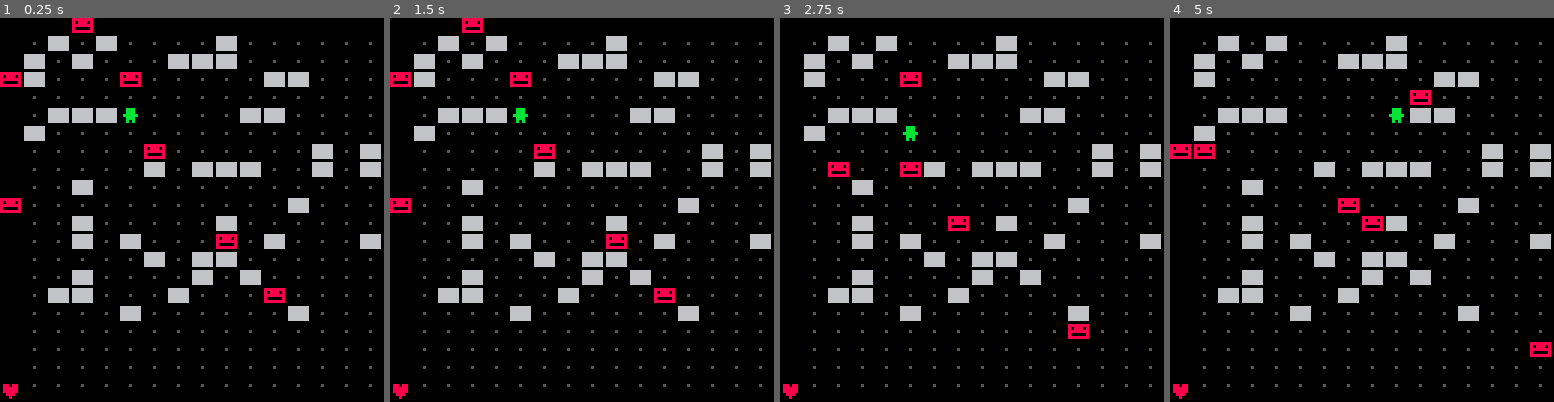
Above: before the commit, frames 1-4 (left to right).
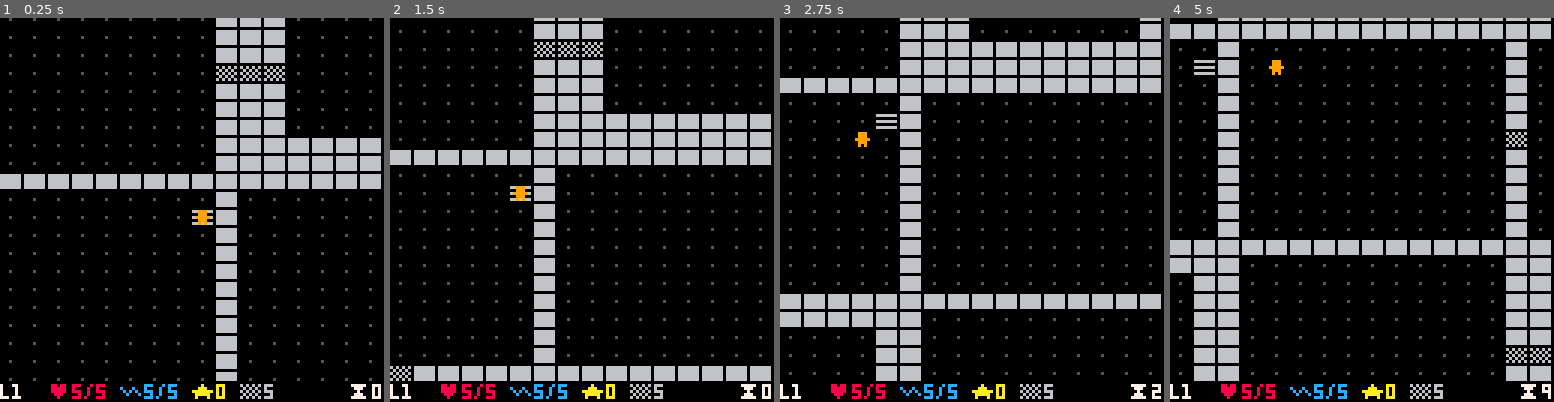
Above: after the commit, the same moments.

Repository: tobiasvl/pico-rl
Game: PICO-8 cartridge rogue.p8
Same seed, same stepped clock (60 frames per second), same inputs: the game is played once before the commit and once after it.
Inputs:
- Up to frame 1 (0.25 s): no input
- Up to frame 2 (1.5 s): tap O (Z key) at 0.33, 0.7, 1.43 s; tap X (X key) at 1.07 s
- Up to frame 3 (2.75 s): hold Left 1.97-2.37 s; tap X (X key) at 2.07, 2.4, 2.73 s; tap O (Z key) at 2.22 s; hold Down from 2.42 s (still down)
- Up to frame 4 (5 s): release Down at 2.82 s; hold Right 2.87-3.53 s; tap X (X key) every 0.33 s from 3.07 to 4.73 s; tap O (Z key) at 3.1, 3.98, 4.87 s; hold Up 3.58-4.08 s; hold Right 4.13-4.53 s; hold Down from 4.58 s (still down)

The runs differ from the first frame. In frame 1, 22% of the frame differs, in the area x 0-100%, y 0-100%; in frame 2, 28%; in frame 3, 27%; in frame 4, 29%.

Commit message:
Dungeon generation

Diff:
--- a/rogue.p8
+++ b/rogue.p8
@@ -3,40 +3,53 @@
 __lua__
 --init
 function _init()
+ poke(0x5f2d,1)
+
+ --draw=title_draw
+ --update=title_update
+
+ draw=game_draw
+ update=game_update
+
  t=0
+ f=0
  w,h=8,6
- dungeon={}
-
- --generate dummy dungeon
- for x=1,16 do
-  for y=1,16 do
-   if(rnd(5)<1)dungeon[x..","..y]="█"
-  end
- end
+
+ name=nil
+ level=1
+ gold=0
 
  mobs={}
-
  player=mob:new{
   c="웃",
-  col=11,
-  x=5,
-  y=5,
-  move=function(self)
+  col=9,
+  hp=5,
+  str=5,
+  arm=5,
+  move=function(self,move)
    local x=self.x+dirs[move][1]
    local y=self.y+dirs[move][2]
-   if not dungeon[x..","..y] then
+   if x>0 and x<=dungeon._width and y>0 and y<=dungeon._height then--and dungeon.map[x][y]!=1 then
     self.x,self.y=x,y
    end
   end
  }
  add(mobs,player)
 
+ generate_dungeon=gendun_rogue
+ dungeon=generate_dungeon(50,50,4,4)
+
  --generate dummy mobs
  for _=1,7 do
-  add(mobs,mob:new({c="😐",x=flr(rnd(16)),y=flr(rnd(16))}))
- end
-
- cam={x=0,y=0}
+  add(mobs,mob:new({
+   c="😐",
+   hp=1,
+   x=flr(rnd(dungeon._width)),
+   y=flr(rnd(dungeon._height))
+  }))
+ end
+
+ cam={x=-player.x*w+64,y=-player.y*h+64}
 
  dirs={
   {-1,0},
@@ -51,79 +64,382 @@
   {1,1}}
 end
 -->8
+--generate dungeon
+function gendun_rogue(w, h, gw, gh)
+  -- https://web.archive.org/web/20130510010345/http://kuoi.com/~kamikaze/gamedesign/art07_rogue_dungeon.php
+  local map={}
+  for x=1,w do
+    local col=add(map,{})
+    for y=1,h do
+      add(col,1)
+    end
+  end
+  --1 2
+  local grid={}
+  for y=1,gh do
+    local col=add(grid,{})
+    for x=1,gw do
+      add(col,{connected=false,neighbors={},connected_neighbors={}})
+    end
+  end
+
+  for y=1,gh do
+    for x=1,gw do
+      local room=grid[y][x]
+      for i in all(four) do
+        local ny=y+i[2]
+        local nx=x+i[1]
+        if ny>0 and ny<=gh and nx>0 and nx<=gw then
+          add(room.neighbors,grid[ny][nx])
+        end
+      end
+      room.neighbors=shuffle(room.neighbors)
+    end
+  end
+
+  --3
+  local gy=flr(rnd(#grid))+1
+  local gx=flr(rnd(#grid[1]))+1
+  local room=grid[gy][gx]
+  room.connected=true
+  local start=room
+  printh("starting with "..gx..","..gy)
+
+  --4
+  ::continue::
+  for n in all(room.neighbors) do
+    if not n.connected then
+      add(room.connected_neighbors,n)
+      add(n.connected_neighbors,room)
+      room.connected=true
+      n.connected=true
+      room=n
+      goto continue
+    end
+  end
+
+  --5
+  local goal
+  do
+    local room
+    for y=1,gh do
+      for x=1,gw do
+        room=grid[y][x]
+        if not room.connected then
+          for n in all(room.neighbors) do
+            printh("unconnected, attempting to connect "..x..","..y)
+            if n.connected then
+              add(room.connected_neighbors,n)
+              add(n.connected_neighbors,room)
+              room.connected=true
+              n.connected=true
+              printh("connected")
+              break
+            end
+          end
+        end
+      end
+    end
+    goal=room
+  end
+
+  --6
+  for y=1,gh do
+    for x=1,gw do
+      if not grid[y][x].connected then
+        printh("STILL UNCONNECTED: "..x..","..y)
+      end
+    end
+  end
+
+  --7
+
+  --8 carve
+  for y=1,gh do
+    for x=1,gw do
+      local room=grid[y][x]
+      local r=flr(rnd(3))
+      room.start_y=(y-1)*flr(h/gh)+2+r
+      room.end_y=y*flr(h/gh)-r
+      room.start_x=(x-1)*flr(w/gw)+2+r
+      room.end_x=x*flr(w/gw)-r
+      for yy=room.start_y,room.end_y do
+        for xx=room.start_x,room.end_x do
+          map[xx][yy]=0
+        end
+      end
+    end
+  end
+  -- carve corridors
+  for y=1,gh do
+    for x=1,gw do
+      local room=grid[y][x]
+      for n in all(room.connected_neighbors) do
+        local start={x=room.start_x+(room.end_x-room.start_x)/2,y=room.start_y+(room.end_y-room.start_y)/2}
+        local goal={x=n.start_x+(n.end_x-n.start_x)/2,y=n.start_y+(n.end_y-n.start_y)/2}
+        --start={x=flr(rnd(room.end_x-room.start_x))+room.start_x+1,y=flr(rnd(room.end_y-room.start_y))+room.start_y+1}
+        --goal={x=flr(rnd(n.end_x-n.start_x))+n.start_x+1,y=flr(rnd(n.end_y-n.start_y))+n.start_y+1}
+        local dir_x=sgn(goal.x-start.x)
+        local dir_y=sgn(goal.y-start.y)
+
+        --local yy=start.y
+        --for xx=start.x,goal.x,dir_x do
+        --  if (map[xx][yy]==1) map[xx][yy]=2
+        --  map[xx][yy]=2
+        --end
+        --local xx=start.x
+        --for yy=start.y,goal.y,dir_y do
+        --  if (map[xx][yy]==1) map[xx][yy]=2
+        --  map[xx][yy]=2
+        --end
+        -- change to pathfinding
+        for xx=start.x,goal.x,dir_x do
+          for yy=start.y,goal.y,dir_y do
+            if (map[xx][yy]==1) map[xx][yy]=2
+          end
+        end
+      end
+    end
+  end
+
+  --9 doors
+
+  --10 stairs
+  assert(start!=goal)
+  do
+    local x=flr(rnd(start.end_x-start.start_x)+start.start_x)+1
+    local y=flr(rnd(start.end_y-start.start_y)+start.start_y)+1
+    map[x][y]=3
+    player.x=x
+    player.y=y
+  end
+  do
+    local x=flr(rnd(goal.end_x-goal.start_x)+goal.start_x)+1
+    local y=flr(rnd(goal.end_y-goal.start_y)+goal.start_y)+1
+    map[x][y]=3
+  end
+
+  local dungeon={}
+  dungeon._width=w
+  dungeon._height=h
+  dungeon.map=map
+  dungeon.grid=grid
+  dungeon._doors={}
+  return dungeon
+end
+
+-->8
+--update
+function _update()
+ f+=1
+ update()
+end
+
+function title_update()
+ if f>=30 then
+  if btnp(❎) and not name then
+   name=""
+  elseif name then
+   if stat(30) then
+    local str=stat(31)
+    if str=="\b" then
+     name=sub(name,1,-2)
+    elseif str=="\r" then
+     poke(0x5f30,1)
+     update=game_update
+     draw=game_draw
+    elseif str!="\t" then
+     if (str=="p") poke(0x5f30,1)
+     if (#name<=23) name=name..str
+    end
+   end
+  end
+ end
+end
+
+function game_update()
+ local move=btnp()
+ if move>0 and move<15 then
+  t+=1
+  for m in all(mobs) do
+   m:move(move)
+  end
+ end
+ if move==0x10 then
+   cam.x-=8
+ elseif move==0x20 then
+   cam.y-=8
+ end
+
+ --scroll
+ if (player.x+cam.x/w>13) cam.x-=w
+ if (player.x+cam.x/w<2) cam.x+=w
+ if (player.y+cam.y/h>16) cam.y-=h
+ if (player.y+cam.y/h<2) cam.y+=h
+end
+-->8
+--draw
+function _draw()
+ draw()
+end
+
+function title_draw()
+ cls()
+ for i=0,min(f/10,3) do
+  print("pirogue",64-(5*4)/2+i,i,8)
+ end
+ if f>=30 then
+  print("pirogue",64-(5*4)/2+3,3,10)
+  print("☉☉",30,20,11)
+  print("☉☉",20,40,11)
+  print("☉☉",40,35,11)
+  print("∧ ∧",70,20,10)
+  print([[   _
+  | |
+ /___\]],67,26,12)
+  print("◆",77,25,8)
+  print("웃",77,32,9)
+ end
+
+ if f>=30 and not name then
+  center("press ❎",64,5)
+ elseif name then
+  center("name:",64,5)
+  print(name.."_",25,72,7)
+ end
+end
+
+function game_draw()
+ cls()
+
+--[[
+ for coords,item in pairs(dungeon) do
+  print(item,coords[1]*w+cam.x,coords[2]*h+cam.y,6)
+ end
+]]
+
+ for x=1,dungeon._width do
+  for y=1,dungeon._height do
+   local item=dungeon.map[x][y]
+   if item==1 then
+    print("█",x*w+cam.x,y*h+cam.y,6)
+   elseif item==2 then
+    print("▒",x*w+cam.x,y*h+cam.y,6)
+  elseif item==3 then
+    print("▤",x*w+cam.x,y*h+cam.y,6)
+   else
+    print(".",x*w+cam.x+2,y*h+cam.y-2,5)
+   end
+  end
+ end
+
+ for d in all(dungeon._doors) do
+   print("++",d.x*w+cam.x,d.y*h+cam.y)
+ end
+
+ for m in all(mobs) do
+  print(m.c,m.x*w+cam.x,m.y*h+cam.y,m.col)
+ end
+
+ drawhud()
+end
+
+function drawhud()
+ local x,y=0,128-h
+ rectfill(x,y-1,128,128,0)
+
+ local hud={
+  {"l"..level,7},
+  {"♥"..player.hp.."/"..player.max_hp,8},
+  {"∧"..player.str.."/"..player.max_str,12},
+  {"★"..gold,10},
+  {"▒"..player.arm,6}
+ }
+
+ for h in all(hud) do
+  print(h[1],x,y,h[2])
+  x+=#h[1]*4+8
+ end
+
+ local t_hud="⧗"..t
+ print(t_hud,128-#t_hud*4-4,128-h,7)
+end
+-->8
+--tools
+
+function getrandomint(min, max)
+    min=min and min or 0
+    max=max and max or 1
+    return flr(rnd(max))+min
+end
+
+function shuffle(t)
+  for n=1,#t*2 do -- #t*2 times seems enough
+    local a,b=flr(1+rnd(#t)),flr(1+rnd(#t))
+    t[a],t[b]=t[b],t[a]
+  end
+  return t
+end
+four={
+                { 0,-1},
+                { 1, 0},
+                { 0, 1},
+                {-1, 0}
+               }
+eight={
+    { 0,-1},
+    { 1,-1},
+    { 1, 0},
+    { 1, 1},
+    { 0, 1},
+    {-1, 1},
+    {-1, 0},
+    {-1,-1}
+   }
+function center(str,y,c)
+ if (c) color(c)
+ print(str,64-#str/2,y)
+ if (c) color()
+end
+
+function contains(t,e)
+ for i in all(t) do
+  if i==e then
+   return true
+  end
+ end
+ return false
+end
+
+function round(x)
+  if x%2 ~= 0.5 then
+    return flr(x+0.5)
+  end
+  return x-0.5
+end
+-->8
 -- mob
 mob={
  c="",
  col=8,
+ hp=0,
  move=function(self)
   local f={1,2,4,5,6,8,9,10}
   r=ceil(rnd(#f))
   local m=dirs[f[r]]
-  local x=self.x+m[1]
-  local y=self.y+m[2]
-  if not dungeon[x..","..y] then
+  x=self.x+m[1]
+  y=self.y+m[2]
+  if x>0 and x<=dungeon._width and y>0 and y<=dungeon._height and dungeon.map[x][y]!=1 then
    self.x,self.y=x,y
   end
  end,
  new=function(self,o)
   self.__index=self
+  o.max_hp=o.hp
+  o.max_str=o.str
   return setmetatable(o or {},self)
  end
 }
--->8
---update
-function _update()
- move=btnp()
- if move>0 and move<15 then
-  t+=1
-  for m in all(mobs) do
-   m:move()
-  end
- end
-
- --scroll
- if (player.x+cam.x/8>15) cam.x-=w
- if (player.x+cam.x/8<1) cam.x+=w
- if (player.y+cam.y/8>18) cam.y-=h
- if (player.y+cam.y/8<1) cam.y+=h
-end
--->8
---draw
-function _draw()
- cls()
-
---[[
- for coords,item in pairs(dungeon) do
-  print(item,coords[1]*w+cam.x,coords[2]*h+cam.y,6)
- end
-]]
-
- for x=1,50 do
-  for y=1,50 do
-   local item=dungeon[x..","..y]
-   if item then
-    print("█",x*w+cam.x,y*h+cam.y,6)
-   else
-    print(".",x*w+cam.x+2,y*h+cam.y-2,5)
-   end
-  end
- end
-
- for m in all(mobs) do
-  print(m.c,m.x*w+cam.x,m.y*h+cam.y,m.col)
- end
-
- --hud
- print("♥",0,128-h)
-
- --[[
- for i=0,4 do
-  print("pirogue",64-(5*4)/2+i,64+i,8)
- end
- i=5
- print("pirogue",64-(5*4)/2+i,64+i,10)
- ]]
-end
 __map__
 0000000000000000000000000000000000000000000000000000000000000000000000000000000000000000000000000000000000000000000000000000000000000000000000000000000000000000000000000000000000000000000000000000000000000000000000000000000000000000000000000000000000000000
 0000000000000000000000000000000000000000000000000000000000000000000000000000000000000000000000000000000000000000000000000000000000000000000000000000000000000000000000000000000000000000000000000000000000000000000000000000000000000000000000000000000000000000
